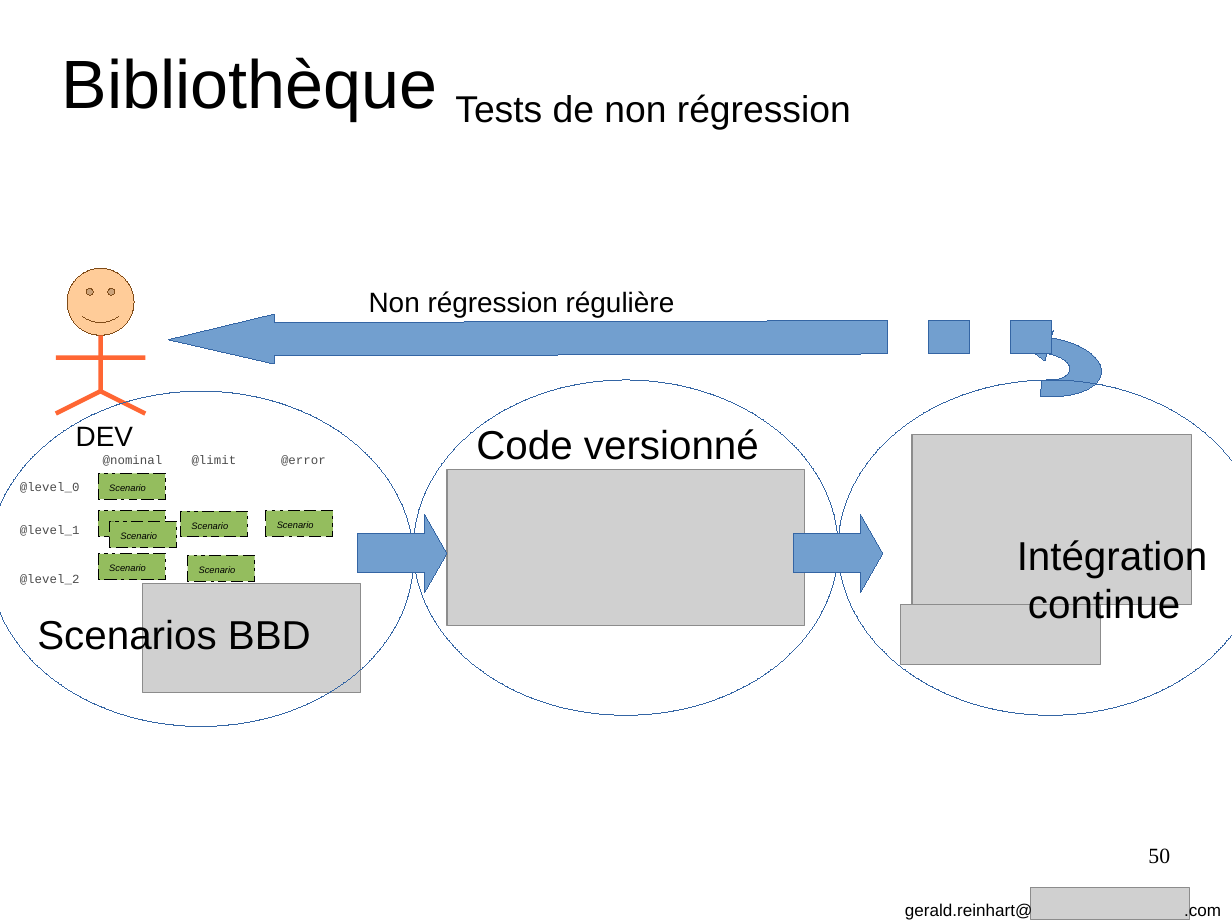
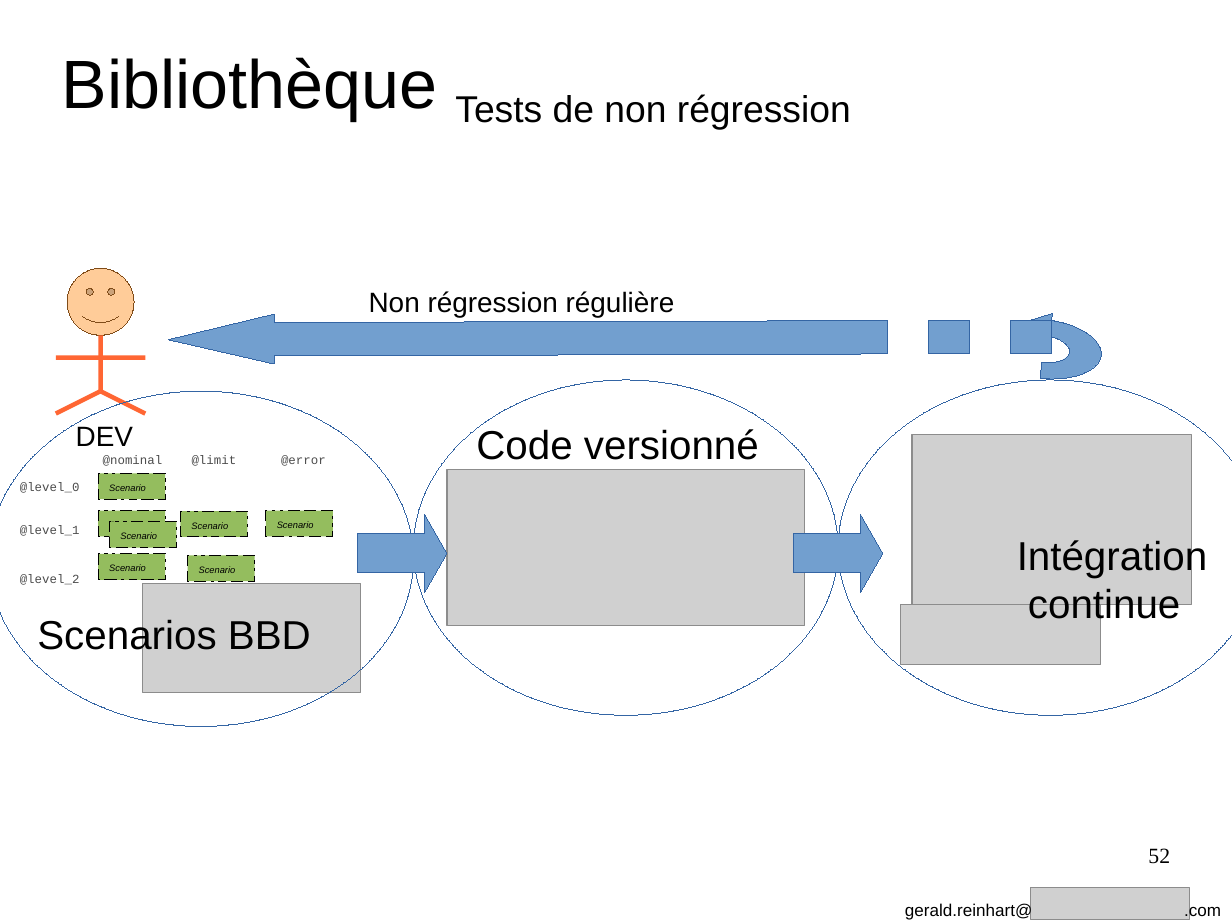
Before and after one commit to GeReinhart/dojo-bdd-library-ws-java, a slide deck: slide 52 of doc/BDD_presentation_agile_grenoble_2016.odp (slide 50 before the commit). Drawn at 1232x924 pixels with LibreOffice and Linux fonts; fonts in the diff are those of the drawing; grey boxes stand for pictures. Boxes give left, top, right and bottom in pixels: in the first picture for what was removed or moved away, otherwise in the second. Text is boxed around its words. In the diff, an @@ line names an element or a change of style, - is before the commit and + after.

```diff
--- a/doc/BDD_presentation_agile_grenoble_2016.odp
+++ b/doc/BDD_presentation_agile_grenoble_2016.odp
@@ freeform shape: place and size @@
-freeform shape at (982,332,1105,403)
+freeform shape at (982,314,1105,385)
@@ page number at (1148,848,1170,864): text changed @@
-50
+52
```
Also in this commit, not shown: 5 other slides changed, 2 slides added, 1 slide removed, 6 other files.
